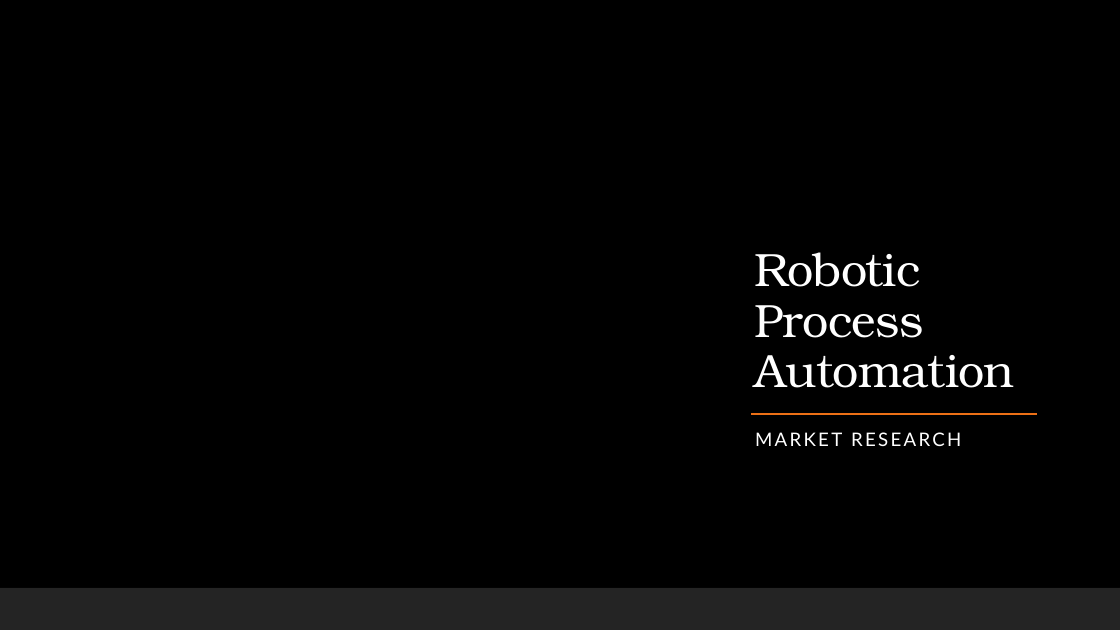
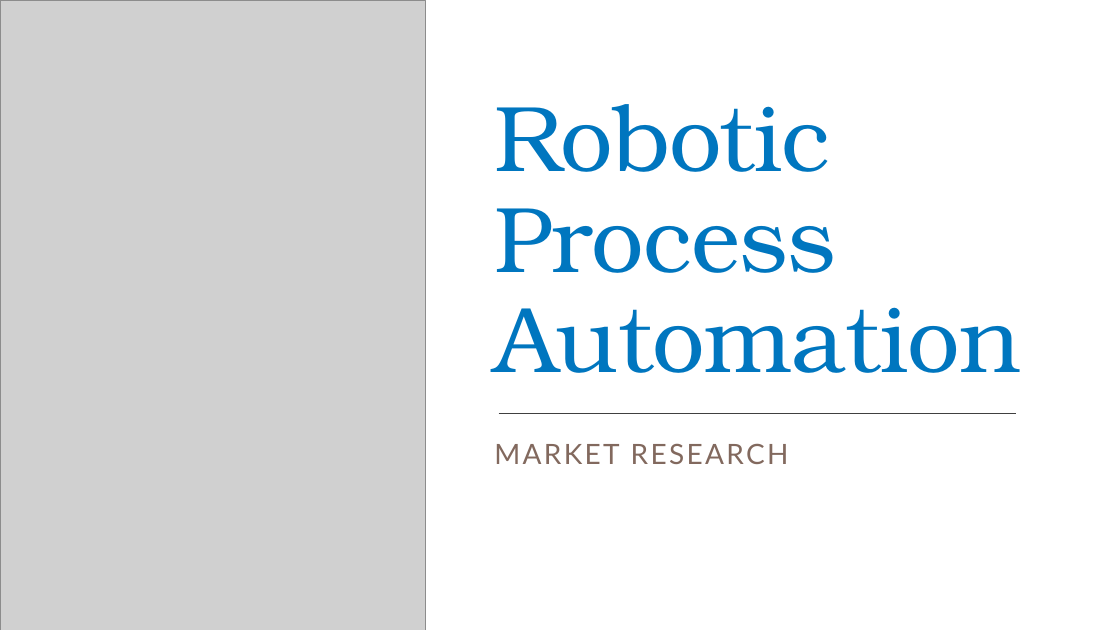
Before and after one commit to nth-joda/RPA-study, a slide deck: slide 1 of Robotic Process Automation.pptx. Drawn at 1120x630 pixels with LibreOffice and Linux fonts; fonts in the diff are those of the drawing; grey boxes stand for pictures; background and template pictures are left out. Boxes give left, top, right and bottom in pixels: in the first picture for what was removed or moved away, otherwise in the second. Text is boxed around its words. In the diff, an @@ line names an element or a change of style, - is before the commit and + after.

```diff
--- a/Robotic Process Automation.pptx
+++ b/Robotic Process Automation.pptx
@@ background picture (left out) to #FFFFFF @@
@@ rectangle at (x1=0, y1=0, x2=1120, y2=630): fill #000000 to #FFFFFF @@
@@ picture added at (x1=0, y1=0, x2=426, y2=630) @@
@@ title "Robotic Process Automation" moved from (x1=755, y1=252, x2=1015, y2=388) to (x1=494, y1=104, x2=1020, y2=373) @@
@@ title "Robotic Process Automation" at (x1=494, y1=104, x2=1020, y2=373): size 40 to 80 pt, text colour #FFFFFF to #0076BF @@
@@ rectangle removed at (x1=727, y1=113, x2=1061, y2=513) @@
@@ line added from (499, 413) to (1017, 413), #404040 1 pt @@
@@ line removed from (751, 414) to (1037, 414) @@
@@ subtitle "MARKET RESEARCH" moved from (x1=755, y1=432, x2=961, y2=446) to (x1=494, y1=444, x2=789, y2=464) @@
@@ subtitle "MARKET RESEARCH" at (x1=494, y1=444, x2=789, y2=464): size 16 to 24 pt, text colour #FFFFFF to #82695E; line spacing 1 to 1.1 @@
@@ rectangle removed at (x1=0, y1=588, x2=1120, y2=630) @@
```
Also in this commit, not shown: 22 other slides changed, 4 slides added, 5 other files.
